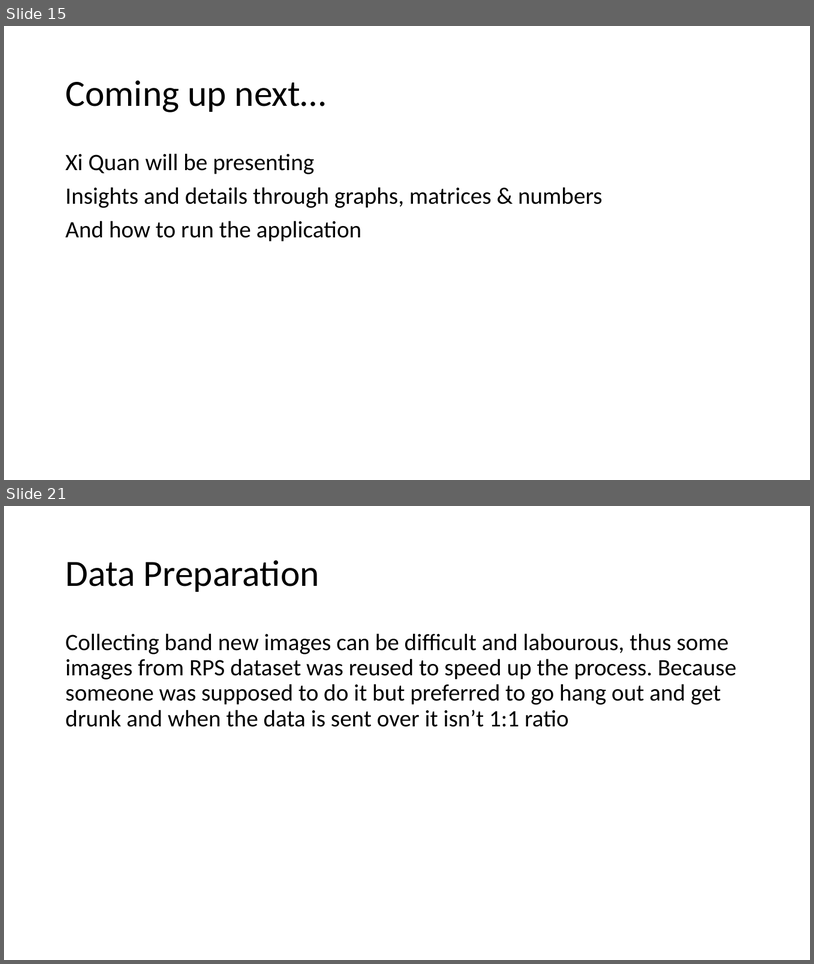
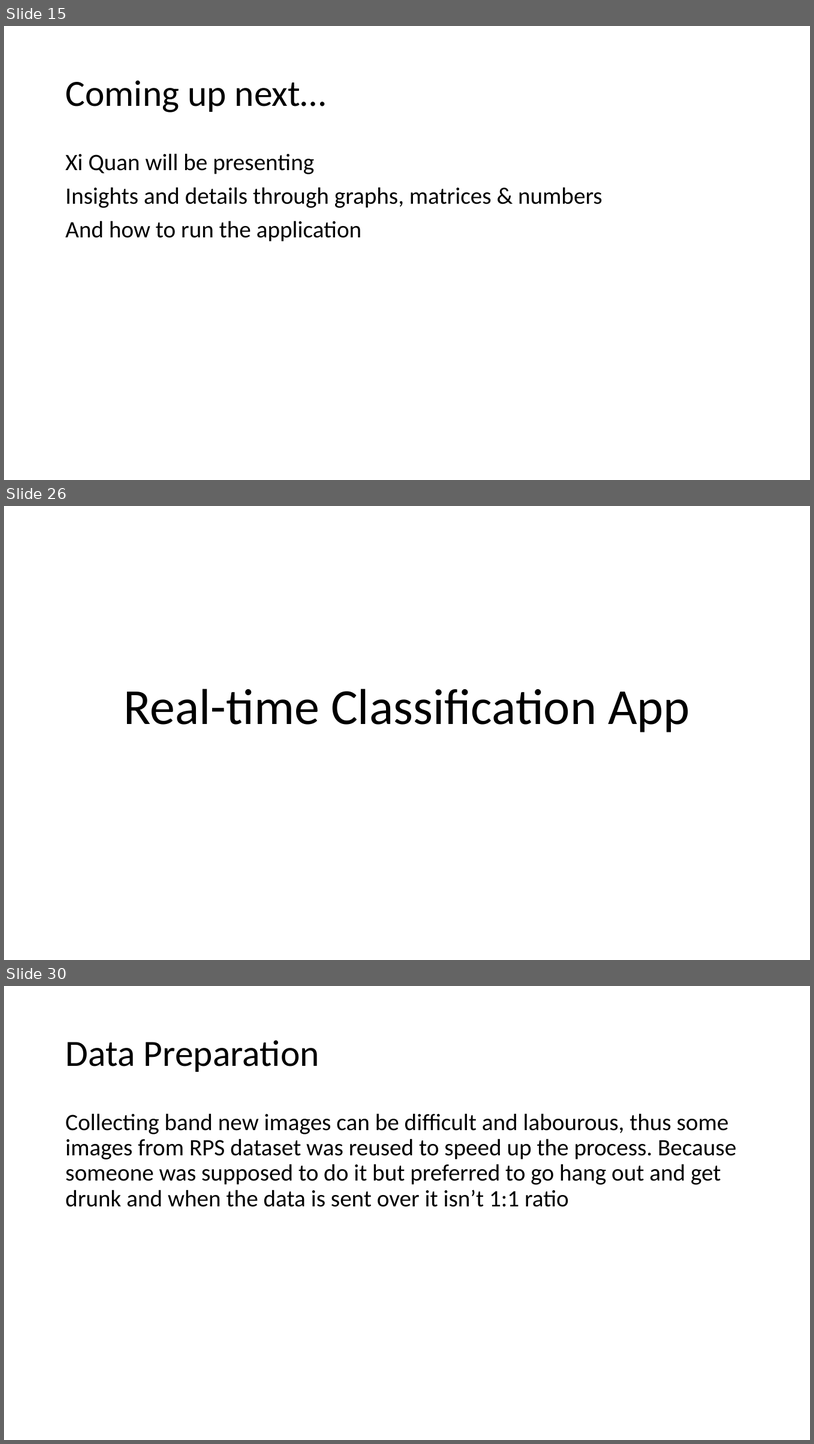
Before and after one commit to UnfairWraith/CN345, a slide deck: MLAI mini project.pptx. Shown one above the other, each under a label of ours: slides 15 and 21 before the commit, slides 15, 26 and 30 after it; the slides between them are not shown. The pictures are 814x964 and 814x1444 pixels, drawn with LibreOffice and Linux fonts; fonts in the diff are those of the drawing. Boxes give left, top, right and bottom in pixels: in the first picture for what was removed or moved away, otherwise in the second. Text is boxed around its words. In the diff, an @@ line names an element or a change of style, - is before the commit and + after.

```diff
--- a/MLAI mini project.pptx
+++ b/MLAI mini project.pptx
@@ slide 26 added at <box>4,506,810,960</box>, background #FFFFFF @@
@@ title added at <box>123,688,690,732</box>, 60 pt, text #000000 @@
+Real-time Classification App
@@ what was slide 21 is now slide 30 @@
```
Also in this commit, not shown: 3 slides changed, 10 other slides added, 2 slides removed, 4 other files.
